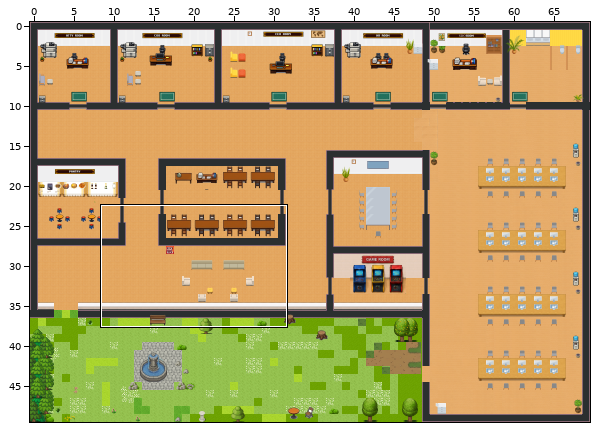
An edit to a level. Tiled map (JSON), office.tmj. The first picture is a wide view before the edit; the outline marks the close-up.
Close-up. Before the edit:
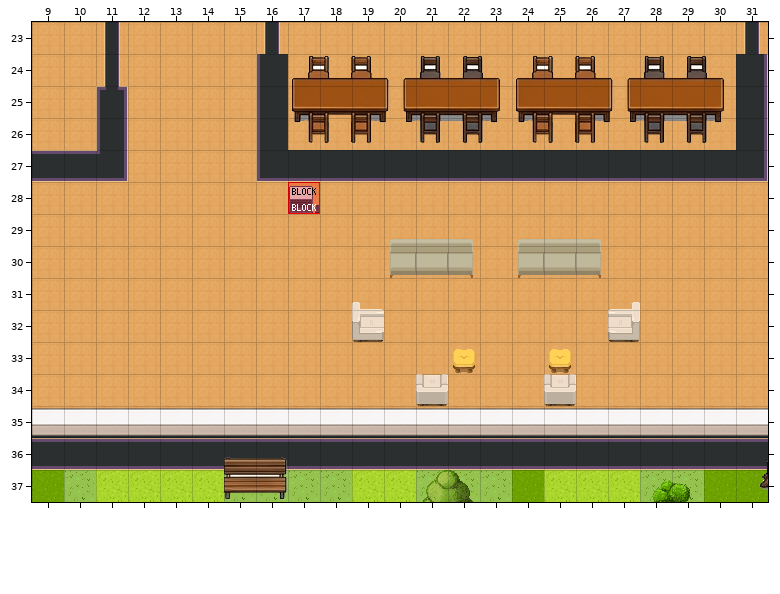
Cells are 32x32 px. Shown: x 9..31, y 23..37.
New version:
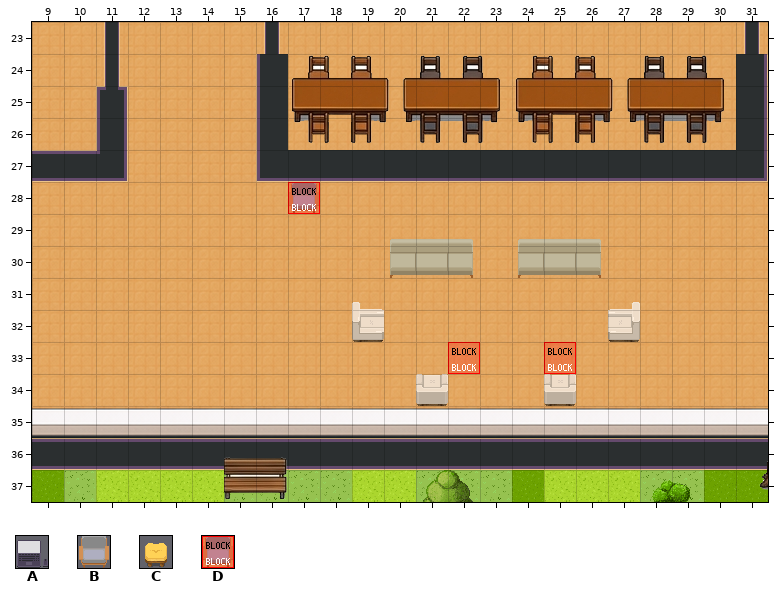
Key: from "WA_Miscellaneous": A 23; from "WA_Seats": B 98, C 166; from "WA_Special_Zones": D 2.
_ is an empty cell, . an unchanged one.
See-through tiles are keyed as they look on the map.
The exact change:
--- layer "furniture/furniture1"
@@ x 17..17 @@
-28 A
+28 B
--- layer "furniture/furniture3"
@@ x 22..25 @@
-33 C..C
+33 D..D
Where, in picture pixels (left, top, right, bottom), the same in both close-ups:
changed: (289, 183, 319, 213)
changed: (448, 342, 480, 374)
changed: (544, 342, 576, 374)
